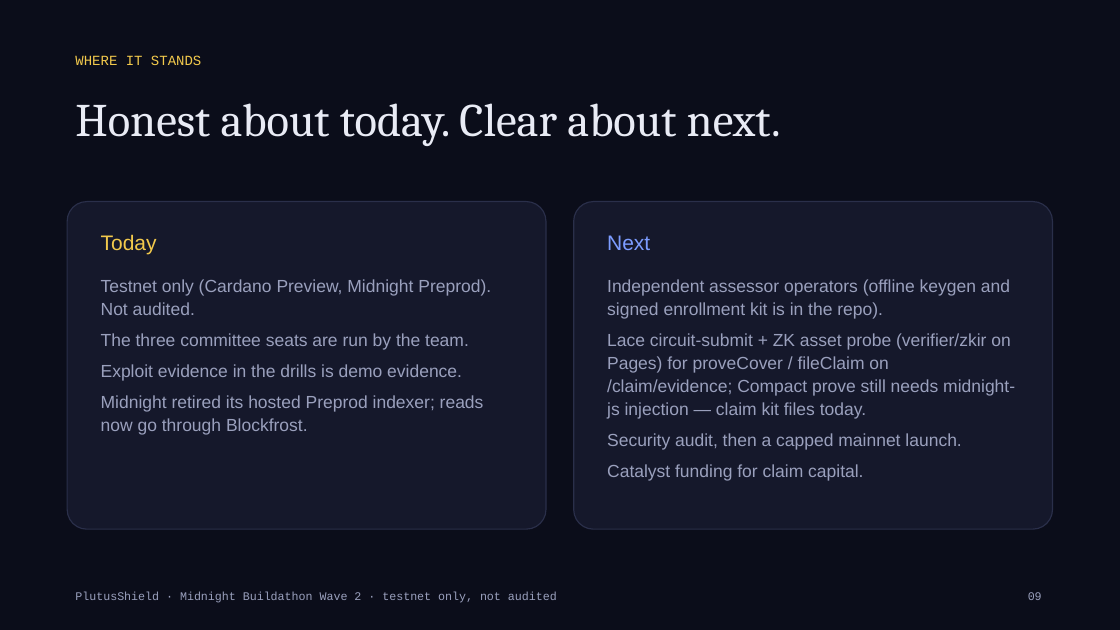
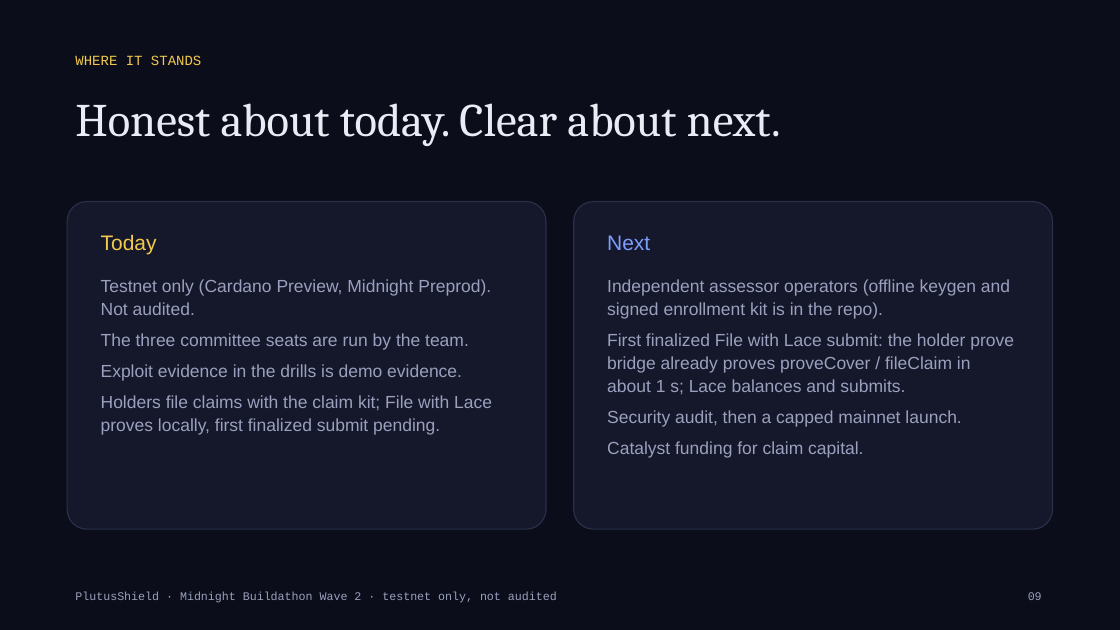
Before and after one commit to Kshot3000/PlutusShield, a slide deck: slide 9 of docs/buildathon/PlutusShield-Wave2-deck.pptx. Drawn at 1120x630 pixels with LibreOffice and Linux fonts; fonts in the diff are those of the drawing. Boxes give left, top, right and bottom in pixels: in the first picture for what was removed or moved away, otherwise in the second. Text is boxed around its words. In the diff, an @@ line names an element or a change of style, - is before the commit and + after.

Commit message:
Demo + Wave 2 kit: sync to shipped File with Lace / prove bridge reality
- /demo honesty lines no longer call browser proving/filing 'next': File with
  Lace (holder prove bridge + Lace balance/submit) exists and proves
  proveCover/fileClaim locally against Preprod v2; claim kit stays the
  production filer until the first finalized submit
- New demo receipts: browser exploit Buy 3c1fc629… (policy 9bdef8cb…),
  holder-filed fileClaim 00989a6a… + seat-3 voteClaim beb6d9f5…, and its
  2-of-3 Settle dbf0ba7a… (25 tADA, v2 decision); latest oracle publish
  6d0ae558… (99.97%)
- /demo 'What's next' leads with the first finalized File with Lace submit
- VIDEO_SCRIPT: new links, optional exploit-cover buy beat, holder-filed
  claim + second payout lines
- Deck rebuilt (build_deck.py → pptx + pdf): drops the stale 'Compact prove
  still needs midnight-js injection' bullet, 334 tests (SDK 126), 18 routes,
  52 oracle publishes, holder-filed claim + browser exploit Buy proof rows
- README prove-bridge item records the first drill run (preflight proved,
  stopped at tDUST 0 while the drill wallet's dust sync lagged)

All explorer links checked Oct 12 CT (Koios for Preview, preprod.midnightexplorer.com
for Preprod). pnpm test green; build:pages green.

```diff
--- a/docs/buildathon/PlutusShield-Wave2-deck.pptx
+++ b/docs/buildathon/PlutusShield-Wave2-deck.pptx
@@ text at bbox=[607, 333, 1014, 394]: text changed @@
-Lace circuit-submit + ZK asset probe (verifier/zkir on Pages) for proveCover / fileClaim on /claim/evidence; Compact prove still needs midnight-js injection — claim kit files today.
+First finalized File with Lace submit: the holder prove bridge already proves proveCover / fileClaim in about 1 s; Lace balances and submits.
@@ text at bbox=[101, 395, 492, 435]: text changed @@
-Midnight retired its hosted Preprod indexer; reads now go through Blockfrost.
+Holders file claims with the claim kit; File with Lace proves locally, first finalized submit pending.
```
Also in this commit, not shown: 3 other slides changed, 6 other files.
